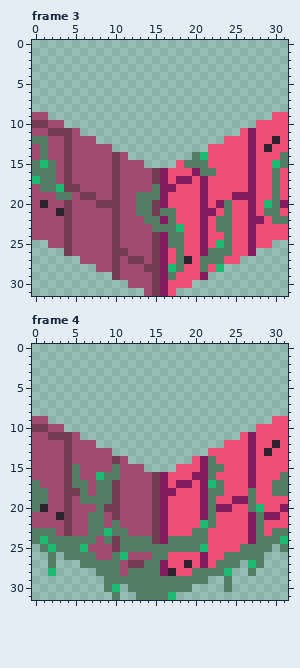
Pixel-art file: Assets/Art/Stone/S_Wall_Stone_Nightmare_Cube.aseprite. Above is the file before it was changed.
32x32 pixels, 4 frames. Shown: frame 3, frame 4. The commit also changed other frames, which this record leaves out.
After the commit:
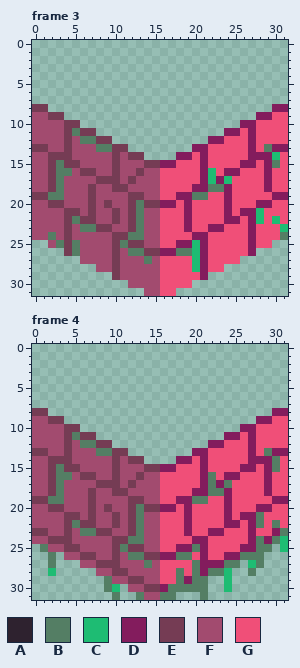
Palette (. is transparent): A #2e222f  B #547e64  C #1ebc73  D #831c5d  E #753c54  F #a24b6f  G #f04f78
Difference:
layer "Layer 1" added
--- frame 3, layer "Layer 1"
@@ x 0..31 @@
  7 ................................
- 8 ................................
- 9 FF............................GG
-10 EEFF........................GGGG
-11 FFEEEF....................GDGGGG
-12 BBFFEFFF................GGGDGGAG
-13 FBFFEFFFFF............GGGGGDGAGG
-14 FBFFEFFFFFEF........BCGGGGGDGGGB
-15 BCBFEFFFFFEFFF....GBBBGGGGGDGGCB
-16 BBBFEFFFFFEFFFFEDGGGDBBGGGGDGGBG
-17 CBBFEFFFFFEFFFFEDGDDGDGGGGGDGGBG
-18 FBBCEEFFFFEFFFFBDDGGGDGGGGGDGGBG
-19 FFFBBFEEFFEFFBBBDGGGGDGGGDDDGGBG
-20 FAFFEFFFEEEFFBBEDGGGGDGDBGGDGCBD
-21 FFFAEFFFFFEFFBBEBBGGGDDGBGGDGBBG
-22 FFFFEFFFFFEFFFBBDBGGGDGBBGGDDGBB
-23 FFFFEFFFFFEFFFFBBBCGGDGBBGGDGGGG
-24 FFFFEFFFFFEFFFFEDBBGGDGGBGGDGGGG
-25 ..FFEFFFFFEFFFFEDBBGGDGCBGGDGG..
-26 ....EFFFFFEEFFFEDGBGGDBBBGGD....
-27 ......FFFFEFEEFEDGBAGBBBGG......
-28 ........FFEFFFEEDCBGGBGC........
-29 ..........EFFFFEDBGGGD..........
-30 ............FFFEDGGG............
-31 ..............FEDG..............
+ 8 EE............................DD
+ 9 FFEE........................DDGG
+10 FFFFEE....................DDGGGG
+11 FFFFEBEE................DDGDGGGG
+12 FFFFEFBBEE............DDGGGDGGGG
+13 EEFFEFFFBBEE........DDGGGGGDGBDD
+14 FFEEEFFFFFEFEE....DDGDGGGGGDDDCG
+15 FFEBEEFFFFEFFFEEDDGGGDGGGGDDGDBG
+16 FFEBBFEEFFEFFEFFGGGGGDCGDDGGGDGG
+17 FFEBFFFFEEEFEFFFGGGGGDCDCGGGGDGG
+18 FFEBFFFEFFEEFFFFGGGGDDBBDGGGGDGG
+19 EEBBFFFEFFFFEEFFGGDDBBGGDGGGGGDD
+20 FFEEFFFEFEFFEBEEDDGDGGGGDGGGDDGG
+21 FFFFEEFEFFEFEBFFGGGDGGGGDGDDCGGG
+22 FFFFEBEEFFEFEBFFGGGDGGGGDDGDCGCG
+23 FFFFEFBBEEFFEBFFGGGDGGDDGGGDGGGC
+24 FFBFEFFFFFEEBBFFGGGGDDGGGGGDGGGB
+25 ..FBEBFFFFEBEEFFGGDDCDGGGGGDGG..
+26 ....EBFFFFEFBBEEDDBBCDGGGGGD....
+27 ......FFFFEFFFBFGGGGCDGGGG......
+28 ........FFEFFFFFGGGGCDGG........
+29 ..........EFFFFFGGGGGD..........
+30 ............FFFFGGGG............
+31 ..............FFGG..............
--- frame 4, layer "Layer 1"
@@ x 0..31 @@
  7 ................................
- 8 ................................
- 9 FF............................GG
-10 EEFF........................GGGG
-11 FFEEEF....................GDGGGG
-12 FFFFEFFF................GGGDGGAG
-13 FFFFEFFFFF............GGGGGDGAGG
-14 FFFFEFFFFFEF........GDBGGGGDGGGG
-15 FFFFEBFFFFBFFF....GGGDBBGGGDGGGG
-16 FFFFEBFFCBBFFFFEDGGGDDBGGGGDGGGB
-17 BFFFEBBFBBEFFFFEDGDDGDCBGGGDGGBB
-18 BBFFEEBFBBEFFFFEDDGGGDBBGGGBGGBB
-19 BBFFEFBBBBEFFFFEDGGGGDBGGDDBGGGG
-20 BAFFEFFFBEEFFFFEDGGGGDBDDGGBCGGD
-21 FFFAEFFBBFEFFFFEDGGGGDBGGGGDBDDG
-22 FFFFEFFBBFBFFFFEDGGGGCBGGGGDBGGG
-23 BBBFEFFBBCBBFFFEDGGGBBGGGGGDBGBB
-24 BCBBBBBBFBEBBBBEDBBBBBGGGGGDBBBC
-25 .BCBBBCFFFEBBBBBBBBBBCGGGGBBBB.B
-26 ..B.BBBBFFBCFFFBBGGGGDGGBBBBB...
-27 ..B...BBBBBFEEBBDGGAGDGBBB.CB...
-28 ..C.....BBBFBBBBDAGGBBBBC..B....
-29 .........BBBBBBBBBBBBB..B.......
-30 .........BC.BBBBBBBB....B.......
-31 ..........B..BBBBC..............
+ 8 EE............................DD
+ 9 FFEE........................DDGG
+10 FFFFEE....................DDGGGG
+11 FFFFEBEE................DDGDGGGG
+12 FFFFEFBBEE............DDGGGDGGGG
+13 EEFFEFFFBBEE........DDGGGGGDGBDD
+14 FFEEEFFFFFEFEE....DDGDGGGGGDDDBG
+15 FFEBEEFFFFEFFFEEDDGGGDGGGGDDGDBG
+16 FFEBBFEEFFEFFEFFGGGGGDBGDDGGGDGG
+17 FFEBFFFFEEEFEFFFGGGGGDBDBGGGGDGG
+18 FFEBFFFEFFEEFFFFGGGGDDBBDGGGGDGG
+19 EEBBFFFEFFFFEEFFGGDDBBGGDGGGGGDD
+20 FFEEFFFEFEFFEBEEDDGDGGGGDGGGDDGG
+21 FFFFEEFEFFEFEBFFGGGDGGGGDGDDBGGG
+22 FFFFEBEEFFEFEBFFGGGDGGGGDDGDBGBG
+23 EEFFEFBBEEFFEBFFGGGDGGDDGGGDGGDB
+24 FFEEEFFFFFEEBBFFGGGGDDGGGGGDBDBC
+25 .BFFEEFFFFEBEEFFGGDDBDGGGGDDBB.C
+26 ..B.FFEEFFEFBBEEDDBBGDGGDDBBB...
+27 ..B...FFEEEFFFBFGGGGBDDDBB.CB...
+28 ..C.....FFEEFFFFGGBGBDBBC..B....
+29 .........BFFEEFFGGBDBB..C.......
+30 .........BC.FFEEDBBBBB..C.......
+31 ..........B..BFFBB...B..........
